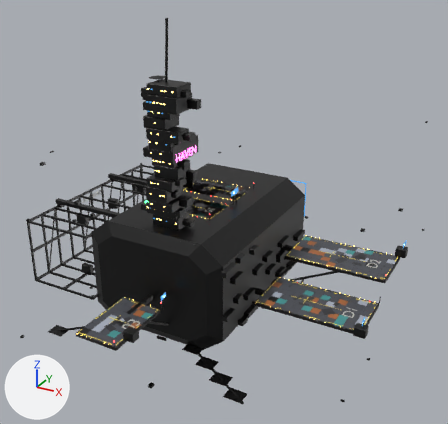
One commit to the FBX model Assets/Models/Station_Haven/Station_Haven.fbx: the scene before it, then after it.
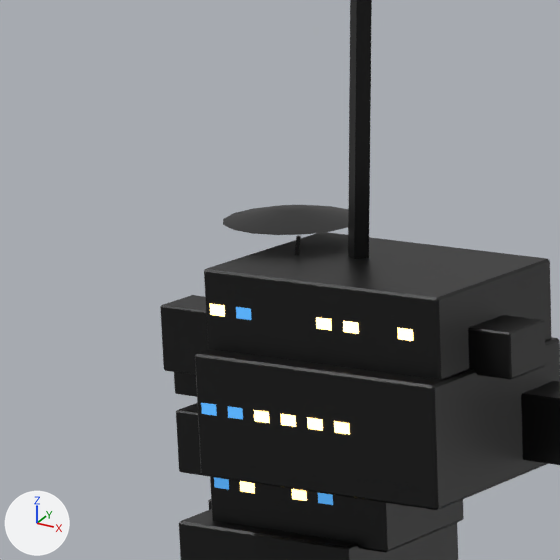
The first picture shows the older version from a 50 mm lens placed at (353.0, -594.0, 349.0), pointed at (27.0, -2.0, 53.0). The close-ups show the older and then the newer version on the part from 27% to 43% of the width and 12% to 29% of the height of that picture. Only the edits that show in the close-ups are written down. The axes (+X, +Y, +Z) are drawn at lower left. The lights are the same throughout. Where no turn or scale is listed for an object, it has been applied to the vertices.

The first close-up shows 'Spine_Dish', 'Spine_Habs', 'Spine_Mast', 'Spine_Windows' and 1 more.
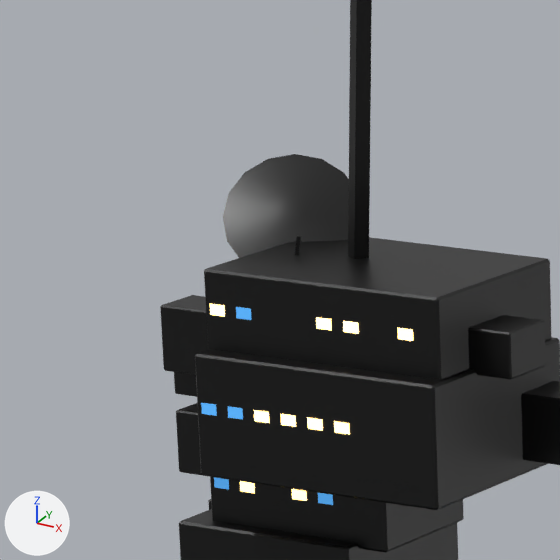
Patch to the scene script:
```diff
--- a/Assets/Models/Station_Haven/Station_Haven.fbx.py
+++ b/Assets/Models/Station_Haven/Station_Haven.fbx.py
@@ ob_spine_dish @@
 ob_spine_dish.location = (-4.388, 223.5, 82.0)
-ob_spine_dish.rotation_euler = (0.0152, 0.00873, 0.0)  # degrees (0.9, 0.5, 0)
+ob_spine_dish.rotation_euler = (0.873, 0.499, 0.0)  # degrees (50, 29, 0)
```

Where the change shows, as pixel boxes [x1, y1, x2, y2] in the close-ups (560 x 560 px):
'Spine_Dish', turned: before [223, 205, 348, 235]; after [223, 154, 349, 258]
